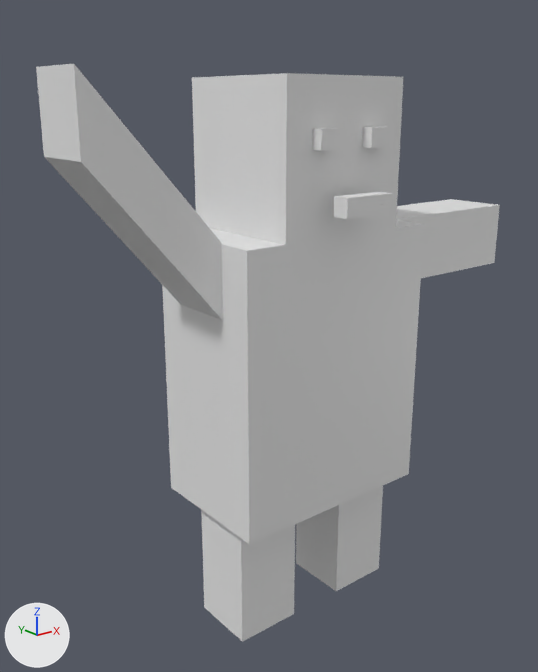
What one commit did to the FBX model Assets/model-v3.fbx.
The view is the same before and after, from a camera (50 mm lens) standing at (-3.43, -4.0, 1.84) and looking at (-0.11, 0.16, 0.17). The lights are fixed; the arrows at lower left show +X, +Y and +Z. Both versions are drawn at full value of the shape key 'Right' of 'ARMS'; the numbers are the values there.

Script lines for the objects in view, before the commit:
```python
me_立方体_001 = bpy.data.meshes.new('立方体.001')
me_立方体_001.from_pydata(...)  # 16 vertices, 12 faces; spans x -1.0..4.8, y -1.42..1.0, z -1.0..5.09
me_立方体_003 = bpy.data.meshes.new('立方体.003')
me_立方体_003.from_pydata(...)  # a box spanning x -1.0..1.0, y -1.0..1.0, z -1.0..1.0; a box spanning x -4.8..-2.8, y -1.0..1.0, z -1.0..1.0
me_立方体_005 = bpy.data.meshes.new('立方体.005')
me_立方体_005.from_pydata(...)  # a box spanning x -1.0..1.0, y -1.0..1.0, z -1.0..1.0
ob_arms = bpy.data.objects.new('ARMS', me_立方体_001)
ob_arms.location = (1.442, 0.011, 0.759)
ob_arms.rotation_euler = (0.0, 0.0, 3.142)  # degrees (0, 0, 180)
ob_arms.scale = (0.643, 0.25, 0.25)
ob_legs = bpy.data.objects.new('Legs', me_立方体_003)
ob_legs.location = (0.474, -0.053, -1.451)
ob_legs.scale = (0.25, 0.25, 0.5)
ob_topmouth = bpy.data.objects.new('TopMouth', me_立方体_005)
ob_topmouth.location = (-0.015, -0.681, 1.256)
ob_topmouth.rotation_euler = (0.0, 0.0, -3.142)  # degrees (0, 0, -180)
ob_topmouth.scale = (-0.2, -0.059, -0.0314)
# also in view: 'Head' at (0.0, 0.0, 1.5); 'Body' at (0.0, 0.0, 0.0); 'Eys' at (0.0, -0.52, 1.63)
```
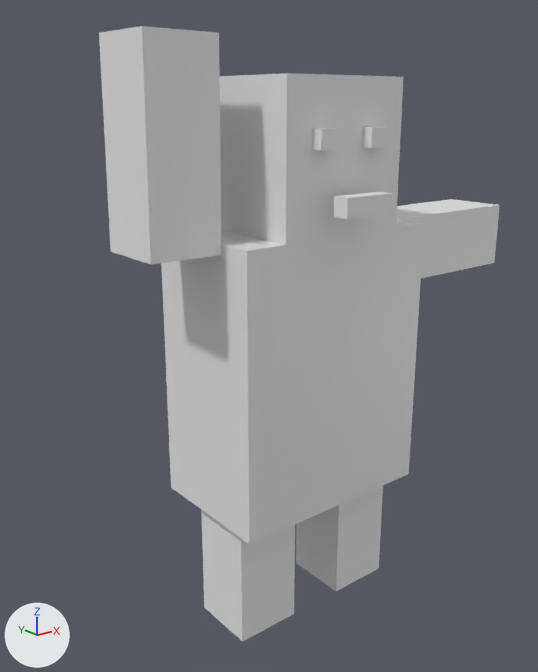
Boxes (x1, y1, x2, y2) around the edits, measured in the pictures (538 x 672 px; the box of a moved part takes in the faces that stretch with it):
'ARMS', reshaped, moved (14% narrower)
    before: (36, 64, 500, 320)
    after: (99, 26, 500, 278)
part 1 of me_立方体_001, moved or reshaped
    before: (36, 64, 223, 320)
    after: (99, 26, 221, 264)

What the commit changed:
me_立方体_001 has 16 vertices, 12 faces and spans x -1.0..4.8, y -1.42..1.0, z -1.0..5.09.
me_立方体_001 is used by ob_arms; location (1.442, 0.011, 0.759); rotation (0.0, 0.0, 3.142), in degrees (0, 0, 180); scale (0.643, 0.25, 0.25).
Part 1, on me_立方体_001:
Vertex 8 of me_立方体_001 moves from (4.8, -1.42, 3.09) at pixel (43, 156) to (3.2, -3.04, 5.41) at pixel (99, 32).
Vertex 9 of me_立方体_001 moves from (4.8, -1.42, 5.09) at pixel (36, 67) to (2.42, -3.04, 5.39).
Vertex 10 of me_立方体_001 moves from (4.8, 0.58, 3.09) at pixel (80, 161) to (3.2, -1.04, 5.41) at pixel (141, 26).
Vertex 11 of me_立方体_001 moves from (4.8, 0.58, 5.09) at pixel (73, 63) to (2.42, -1.04, 5.39) at pixel (219, 32).
Vertex 12 of me_立方体_001 moves from (3.48, -1.0, -1.0) at pixel (181, 304) to (3.22, -3.04, 0.27) at pixel (110, 251).
Vertex 13 of me_立方体_001 moves from (3.48, -1.0, 1.0) to (2.44, -3.04, 0.24).
Vertex 14 of me_立方体_001 moves from (3.48, 1.0, -1.0) at pixel (223, 320) to (3.22, -1.04, 0.27) at pixel (150, 264).
Vertex 15 of me_立方体_001 moves from (3.48, 1.0, 1.0) at pixel (221, 243) to (2.44, -1.04, 0.24) at pixel (221, 255).
Object 'ARMS' (ob_arms) moves from (1.442, 0.011, 0.759) to (0.767, -0.5, 0.873).
